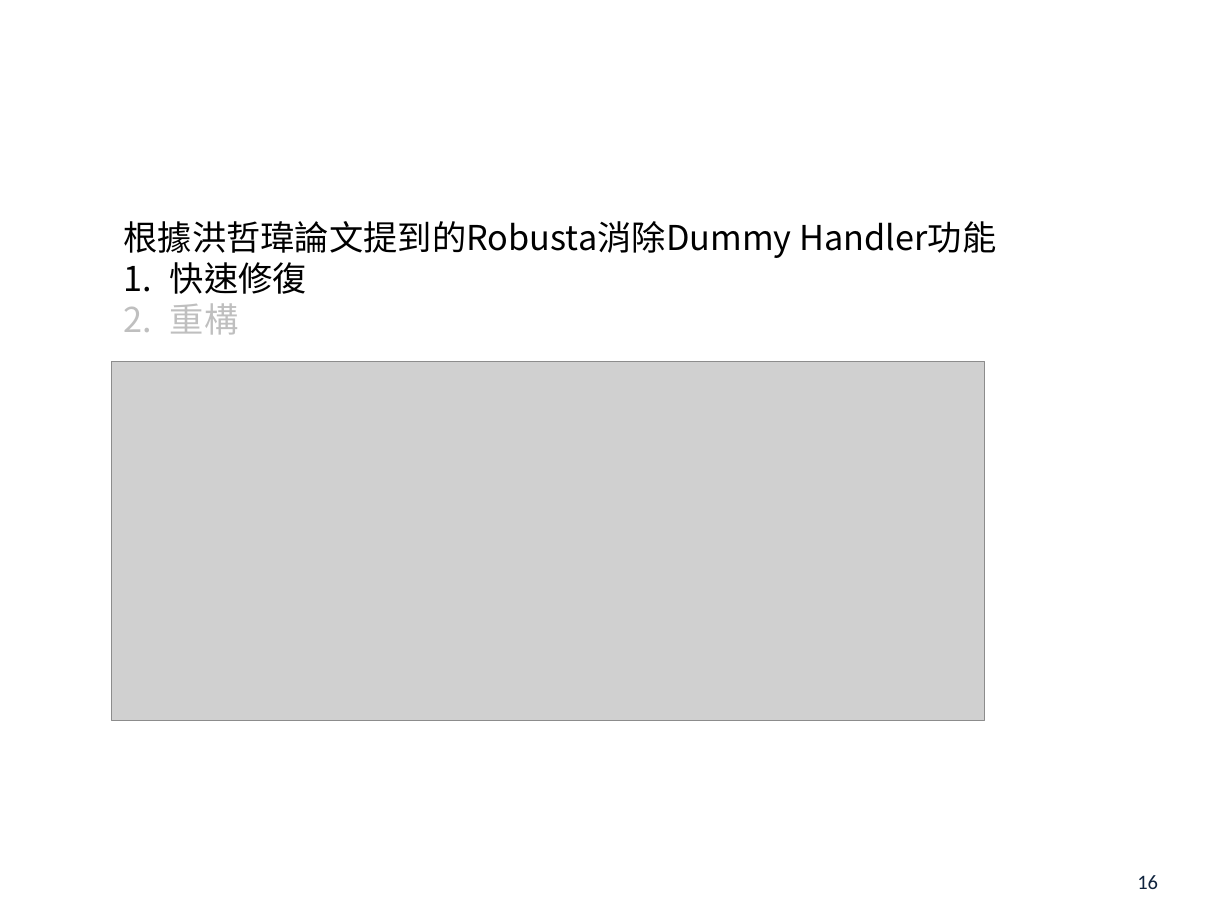
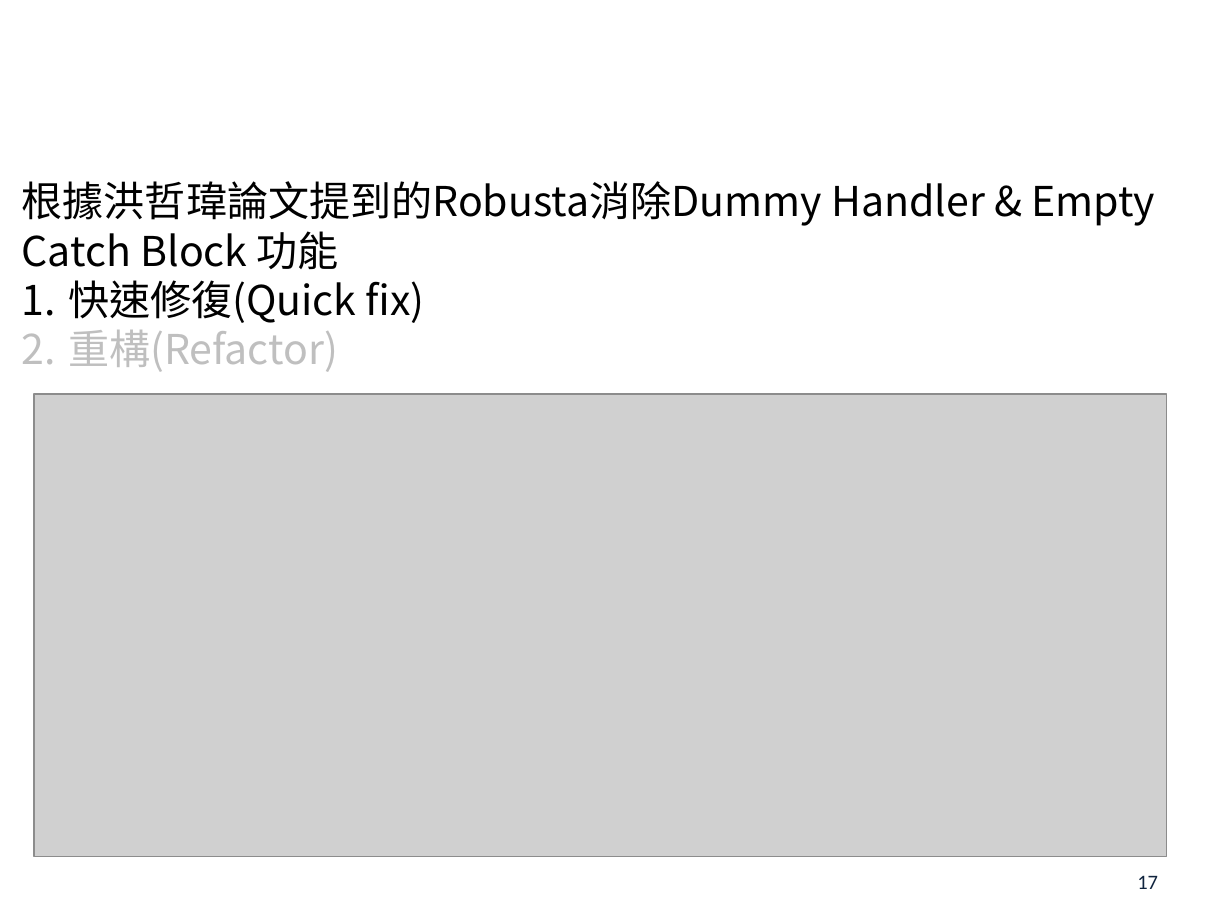
Before and after one commit to s7130457/thesis, a slide deck: slide 17 of 楊雅雯-口試投影片.pptx (slide 16 before the commit). Drawn at 1232x924 pixels with LibreOffice and Linux fonts; fonts in the diff are those of the drawing; grey boxes stand for pictures; background and template pictures are left out. Boxes give left, top, right and bottom in pixels: in the first picture for what was removed or moved away, otherwise in the second. Text is boxed around its words. In the diff, an @@ line names an element or a change of style, - is before the commit and + after.

```diff
--- a/楊雅雯-口試投影片.pptx
+++ b/楊雅雯-口試投影片.pptx
@@ text at <box>22,181,1155,372</box>: text changed; size 20 to 24 pt @@
-根據洪哲瑋論文提到的Robusta消除Dummy Handler功能
-1. 快速修復
-2. 重構
+根據洪哲瑋論文提到的Robusta消除Dummy Handler & Empty Catch Block 功能
+1. 快速修復(Quick fix)
+2. 重構(Refactor)
@@ picture: place and size @@
-picture at <box>112,361,986,719</box>
+picture at <box>34,394,1167,856</box>
@@ page number at <box>1137,875,1158,889</box>: text changed @@
-16
+17
```
Also in this commit, not shown: 25 other slides changed, 1 slide added, 2 other files.
